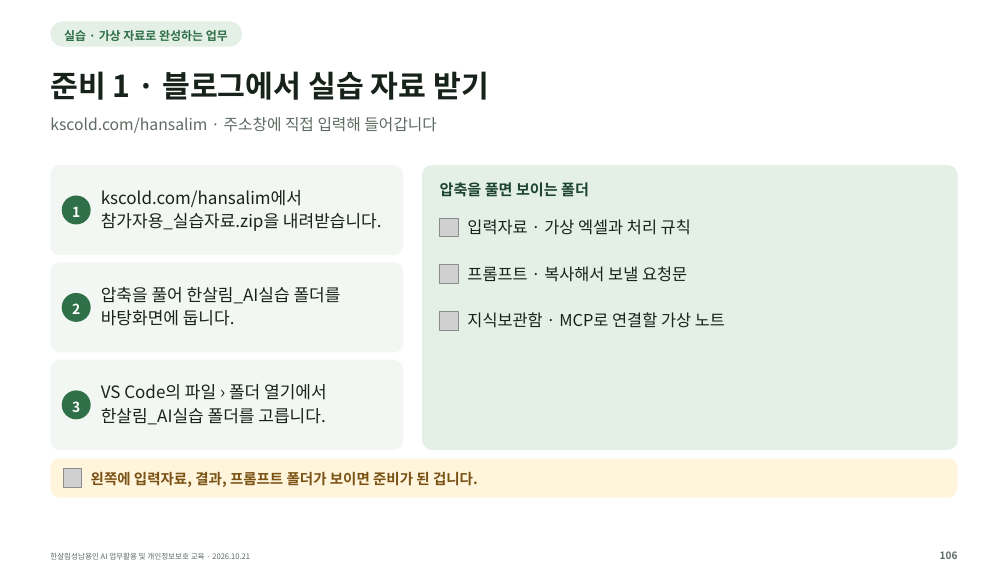
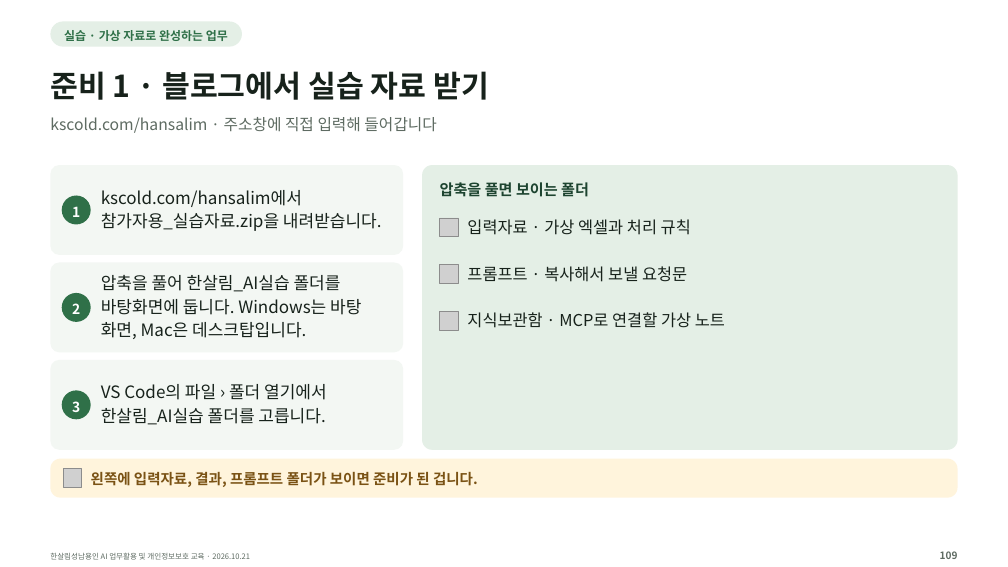
Before and after one commit to kscold/kscold-blog-version-2, a slide deck: slide 104 of apps/web/public/hansalim/files/한살림_AI교육_강의자료.pptx (slide 101 before the commit). Drawn at 1008x567 pixels with LibreOffice and Linux fonts; fonts in the diff are those of the drawing; grey boxes stand for pictures. Boxes give left, top, right and bottom in pixels: in the first picture for what was removed or moved away, otherwise in the second. Text is boxed around its words. In the diff, an @@ line names an element or a change of style, - is before the commit and + after.

Commit message:
fix(frontend): 한살림 최신 강의 자료 교체와 선택 글꼴 안내 정리
- 138장 최신 PDF와 PPT 및 실습·글꼴 묶음을 원본 지문대로 교체
- 자료 다운로드와 PDF 열람에는 글꼴 설치가 필요 없음을 명시
- PPT를 이용할 PC에 해당 글꼴이 없을 때만 설치하도록 안내하고 재동기화에도 유지
- 공개 파일 목록·크기·지문과 선택 안내 회귀 검사 추가

```diff
--- a/apps/web/public/hansalim/files/한살림_AI교육_강의자료.pptx
+++ b/apps/web/public/hansalim/files/한살림_AI교육_강의자료.pptx
@@ text at [101, 299, 361, 339]: text changed @@
-바탕화면에 둡니다.
+바탕화면에 둡니다. Windows는 바탕
+화면, Mac은 데스크탑입니다.
@@ text "압축을 풀어 한살림_AI실습 폴더를": place and size @@
-text "압축을 풀어 한살림_AI실습 폴더를" at [101, 287, 341, 326]
+text "압축을 풀어 한살림_AI실습 폴더를" at [101, 275, 361, 339]
```
Also in this commit, not shown: 129 other slides changed, 3 slides added, 6 other files.
